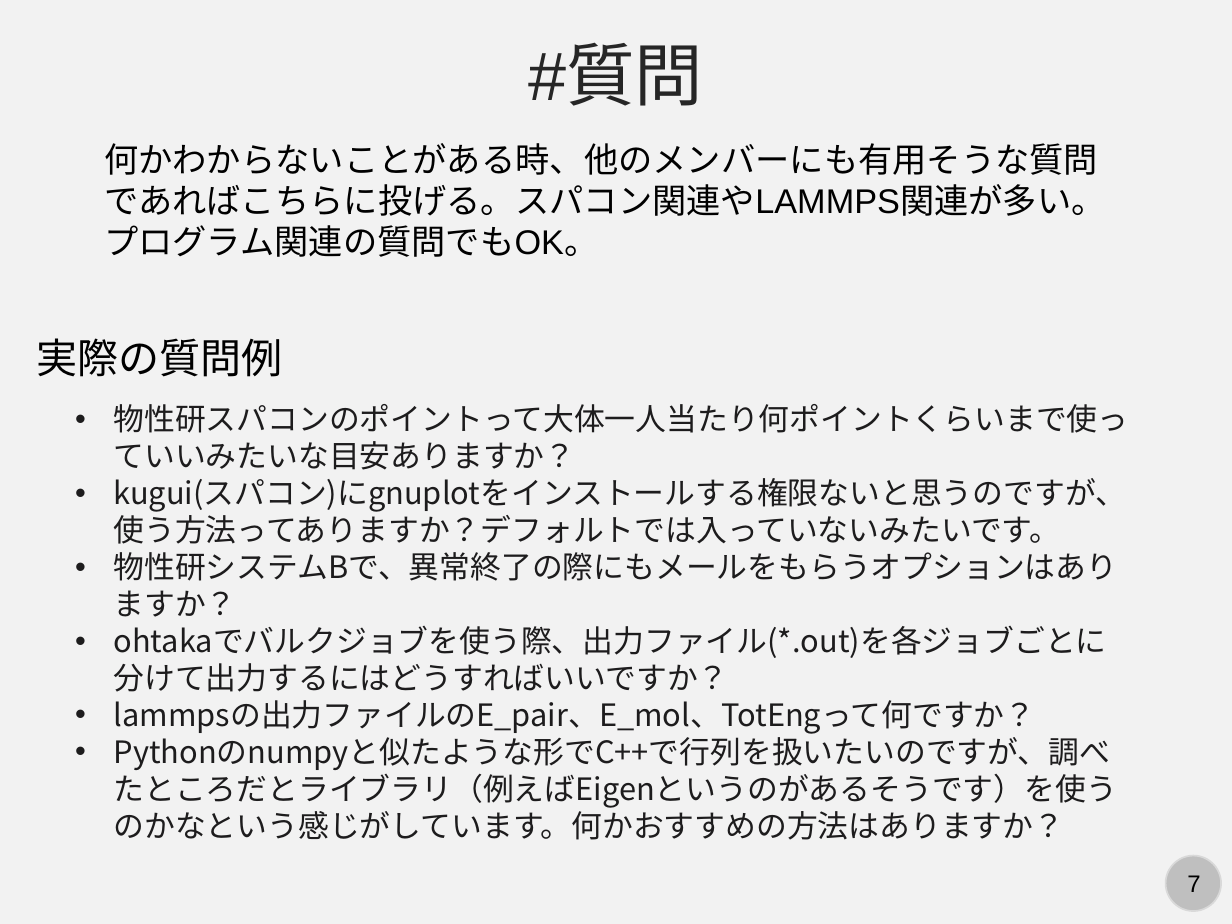
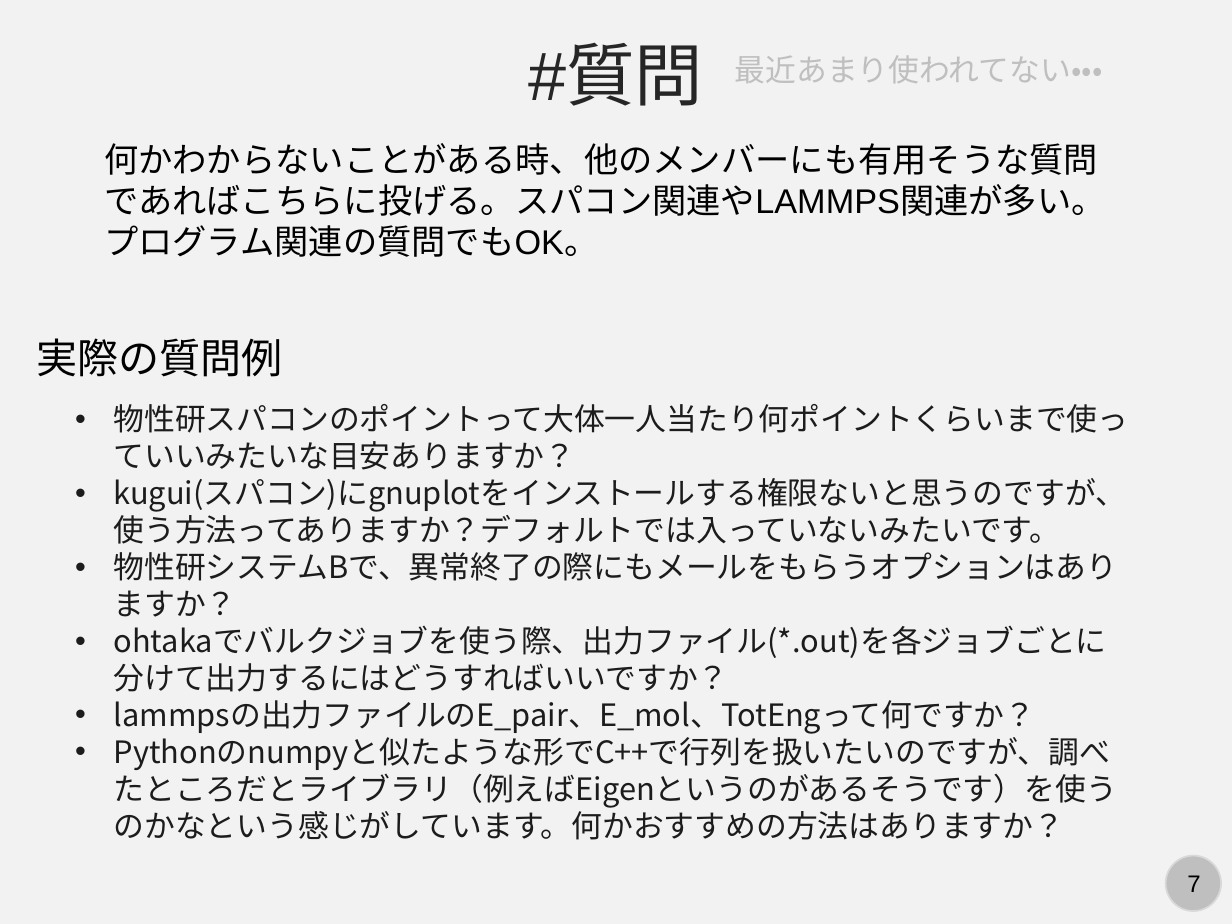
Before and after one commit to kaityo256/lab_startup, a slide deck: slide 7 of slack/slack.pptx. Drawn at 1232x924 pixels with LibreOffice and Linux fonts; fonts in the diff are those of the drawing. Boxes give left, top, right and bottom in pixels: in the first picture for what was removed or moved away, otherwise in the second. Text is boxed around its words. In the diff, an @@ line names an element or a change of style, - is before the commit and + after.

```diff
--- a/slack/slack.pptx
+++ b/slack/slack.pptx
@@ text added at [735,56,1103,83], 18 pt, text #BFBFBF @@
+最近あまり使われてない・・・
```
Also in this commit, not shown: 2 other slides changed.
